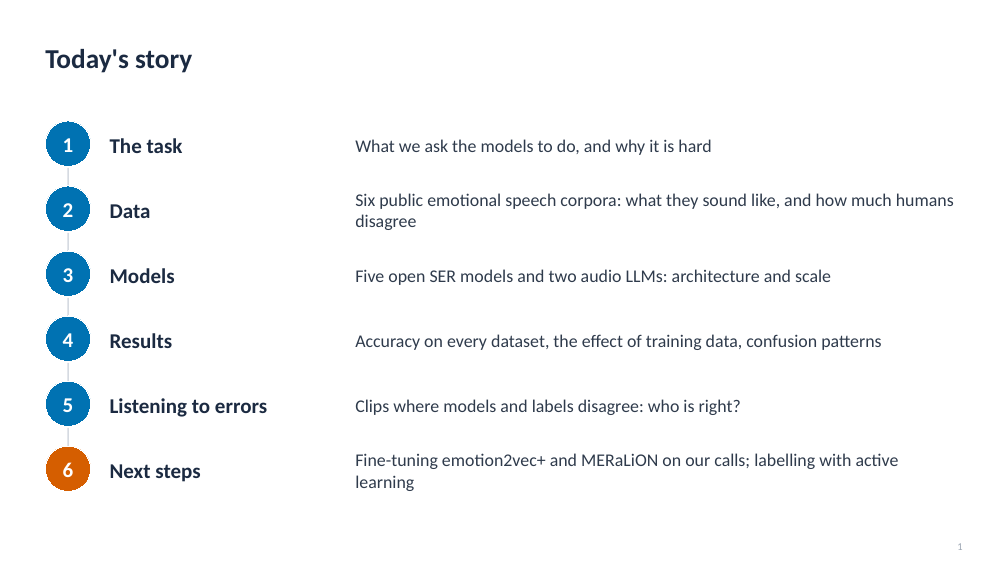
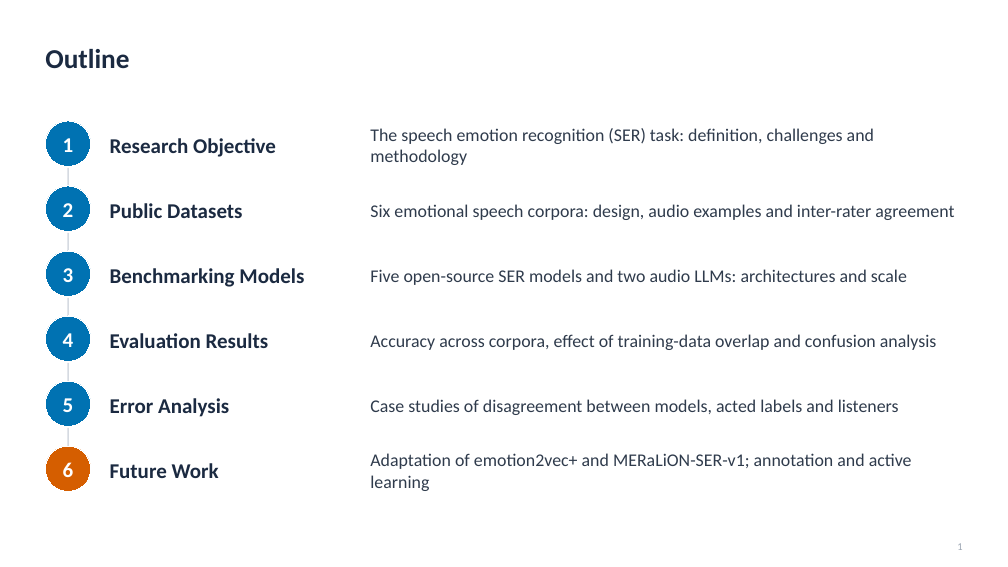
Before and after one commit to Davidlequnchen/emotion_recognition, a slide deck: slide 2 of emotion_recognition/presentation/SER_evaluation.pptx. Drawn at 1008x567 pixels with LibreOffice and Linux fonts; fonts in the diff are those of the drawing. Boxes give left, top, right and bottom in pixels: in the first picture for what was removed or moved away, otherwise in the second. Text is boxed around its words. In the diff, an @@ line names an element or a change of style, - is before the commit and + after.

```diff
--- a/emotion_recognition/presentation/SER_evaluation.pptx
+++ b/emotion_recognition/presentation/SER_evaluation.pptx
@@ text at [45,49,129,69]: text changed @@
-Today's story
+Outline
@@ text at [110,138,276,157]: text changed @@
-The task
+Research Objective
@@ text at [370,128,874,165]: text changed @@
-What we ask the models to do, and why it is hard
+The speech emotion recognition (SER) task: definition, challenges and methodology
@@ text at [110,203,242,218]: text changed @@
-Data
+Public Datasets
@@ text at [370,204,954,220]: text changed @@
-Six public emotional speech corpora: what they sound like, and how much humans disagree
+Six emotional speech corpora: design, audio examples and inter-rater agreement
@@ text at [110,268,304,287]: text changed @@
-Models
+Benchmarking Models
@@ text at [370,269,907,285]: text changed @@
-Five open SER models and two audio LLMs: architecture and scale
+Five open-source SER models and two audio LLMs: architectures and scale
@@ text at [110,333,269,348]: text changed @@
-Results
+Evaluation Results
@@ text at [370,334,937,350]: text changed @@
-Accuracy on every dataset, the effect of training data, confusion patterns
+Accuracy across corpora, effect of training-data overlap and confusion analysis
@@ text at [110,398,229,417]: text changed @@
-Listening to errors
+Error Analysis
@@ text at [370,399,899,415]: text changed @@
-Clips where models and labels disagree: who is right?
+Case studies of disagreement between models, acted labels and listeners
@@ text at [110,463,219,478]: text changed @@
-Next steps
+Future Work
@@ text at [370,453,912,491]: text changed @@
-Fine-tuning emotion2vec+ and MERaLiON on our calls; labelling with active learning
+Adaptation of emotion2vec+ and MERaLiON-SER-v1; annotation and active learning
```
Also in this commit, not shown: 46 other slides changed, 9 slides added, 5 slides removed, 42 other files.
